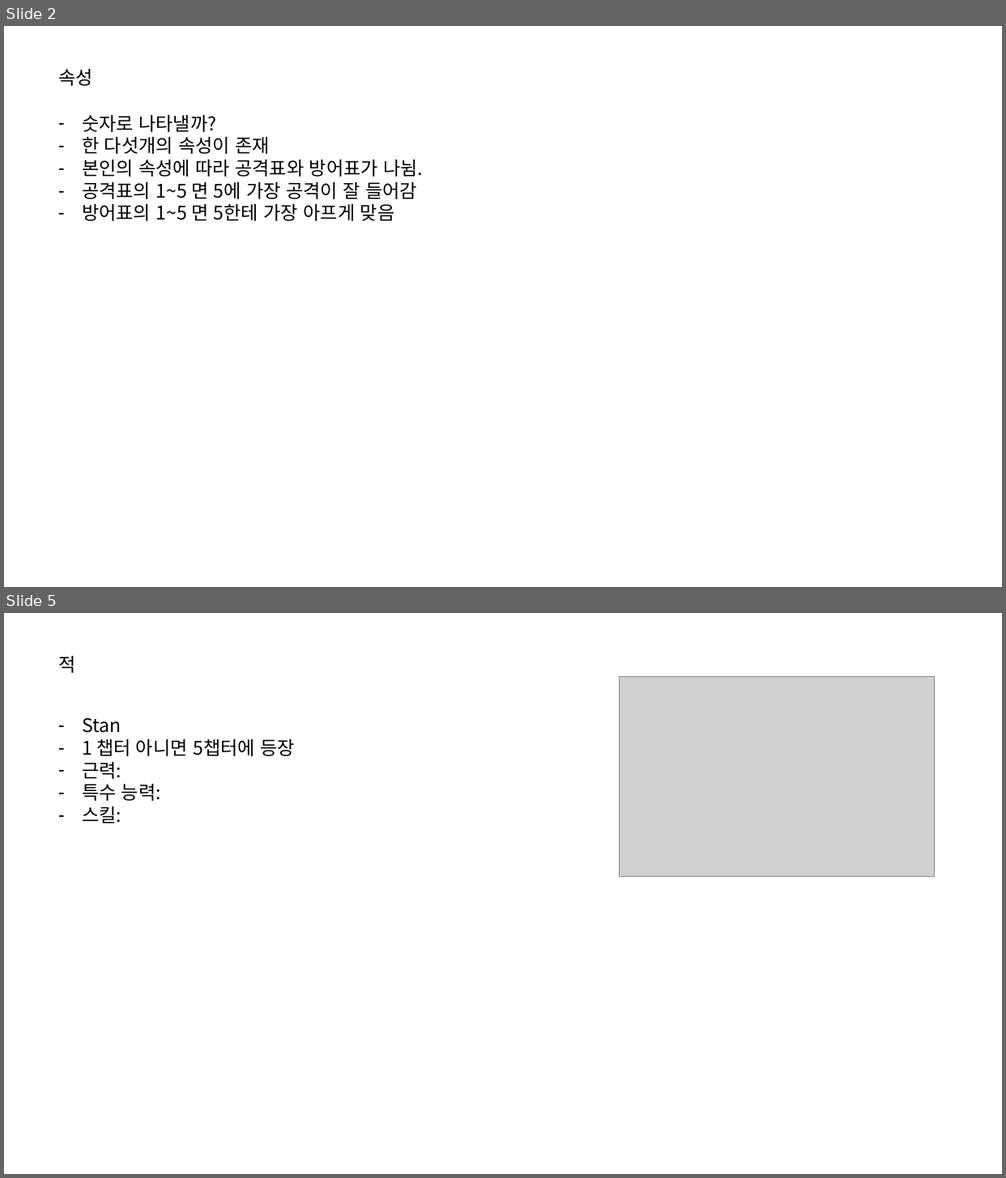
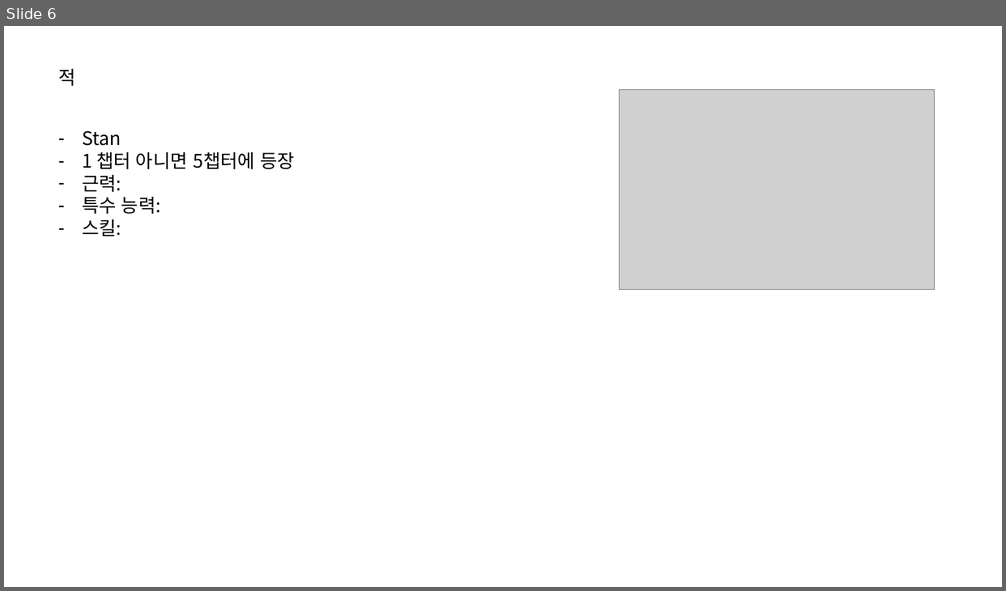
Before and after one commit to IdfKLeh/capstone, a slide deck: 전투.pptx. Shown one above the other, each under a label of ours: slides 2 and 5 before the commit, slide 6 after it; the slides between them are not shown. The pictures are 1006x1178 and 1006x591 pixels, drawn with LibreOffice and Linux fonts; fonts in the diff are those of the drawing; grey boxes stand for pictures. Boxes give left, top, right and bottom in pixels: in the first picture for what was removed or moved away, otherwise in the second. Text is boxed around its words. In the diff, an @@ line names an element or a change of style, - is before the commit and + after.

```diff
--- a/전투.pptx
+++ b/전투.pptx
@@ slide 2 removed at box(4, 26, 1002, 587), background #FFFFFF @@
@@ text removed at box(58, 69, 93, 86) @@
-속성
@@ text removed at box(82, 115, 423, 221) @@
-– 숫자로 나타낼까?
-– 한 다섯개의 속성이 존재
-– 본인의 속성에 따라 공격표와 방어표가 나뉨.
-– 공격표의 1~5 면 5에 가장 공격이 잘 들어감
-– 방어표의 1~5 면 5한테 가장 아프게 맞음
@@ what was slide 5 is now slide 6 @@
```
Also in this commit, not shown: 3 slides changed, 2 slides added, 2 other files.
